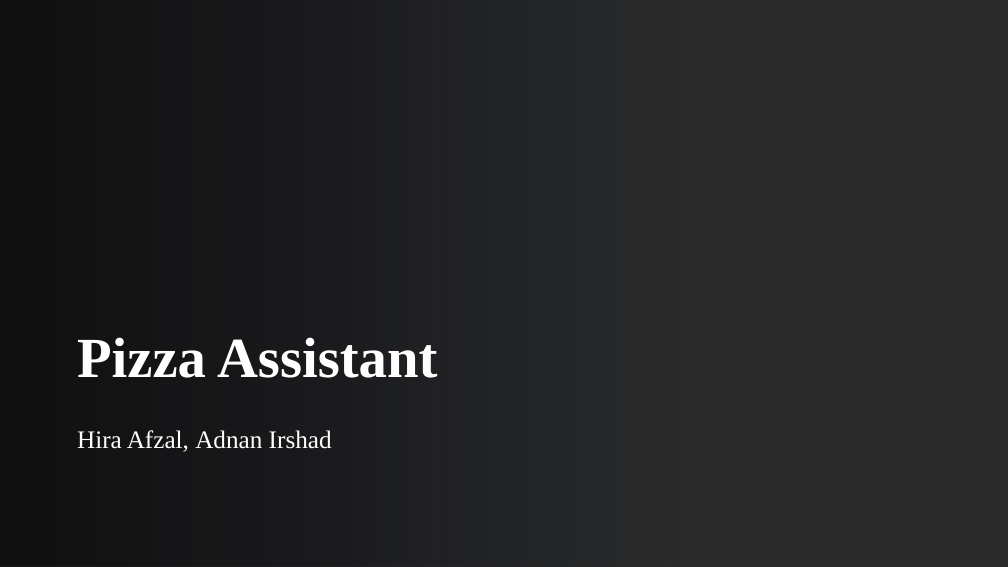
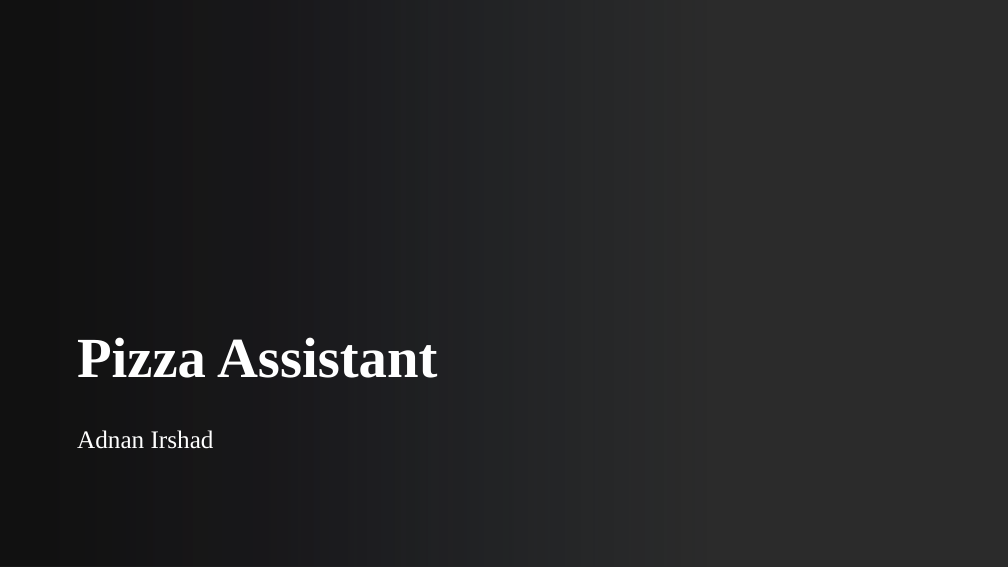
Before and after one commit to adnanit035/Human-Machine-Dialogue-Pizza-Assistant, a slide deck: slide 1 of HMD.pptx. Drawn at 1008x567 pixels with LibreOffice and Linux fonts; fonts in the diff are those of the drawing; background and template pictures are left out; a plain dark background stands for a picture behind light text. Boxes give left, top, right and bottom in pixels: in the first picture for what was removed or moved away, otherwise in the second. Text is boxed around its words. In the diff, an @@ line names an element or a change of style, - is before the commit and + after.

Commit message:
added project proposal ppt

```diff
--- a/HMD.pptx
+++ b/HMD.pptx
@@ subtitle at <box>77,430,214,449</box>: text changed @@
-Hira Afzal, Adnan Irshad
+Adnan Irshad
```
